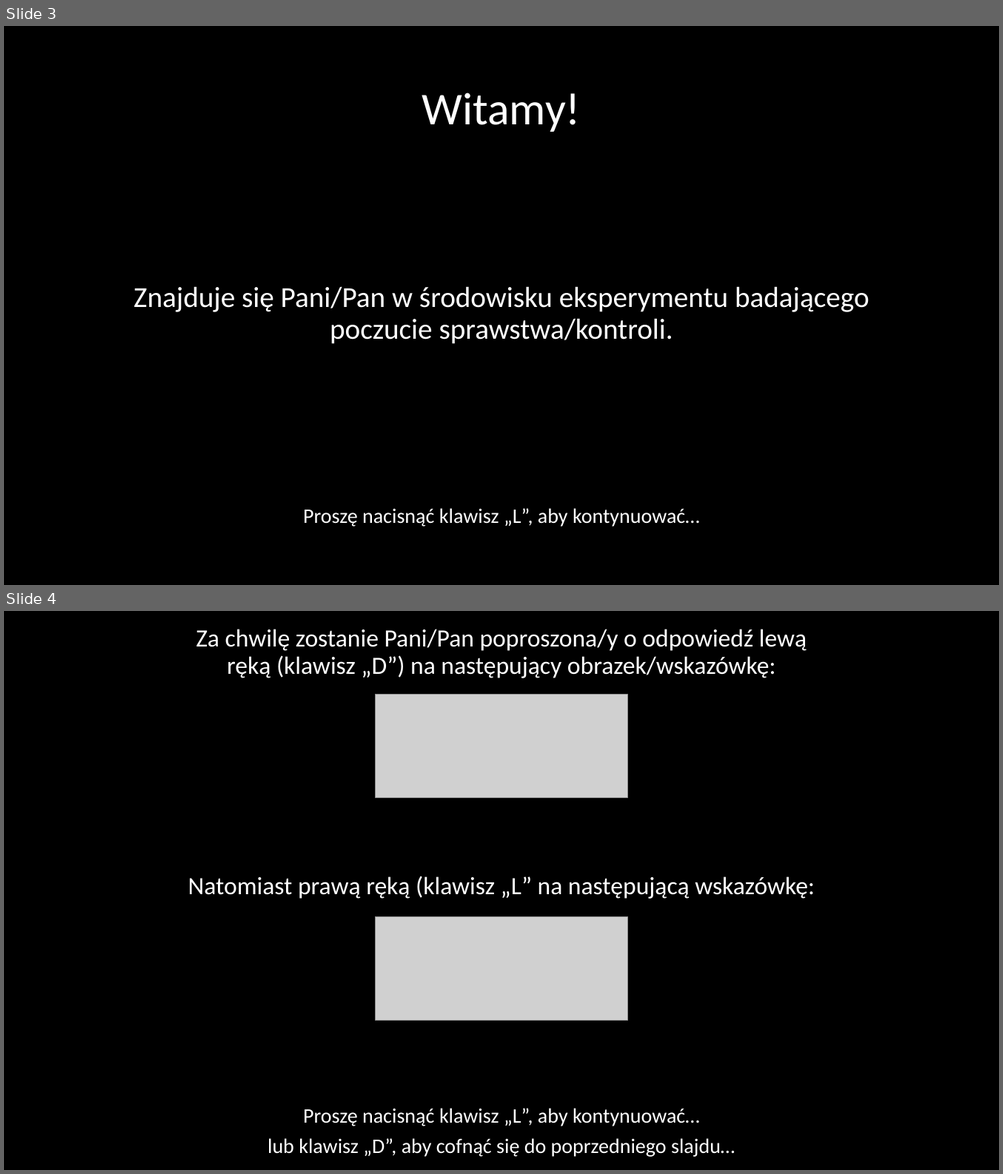
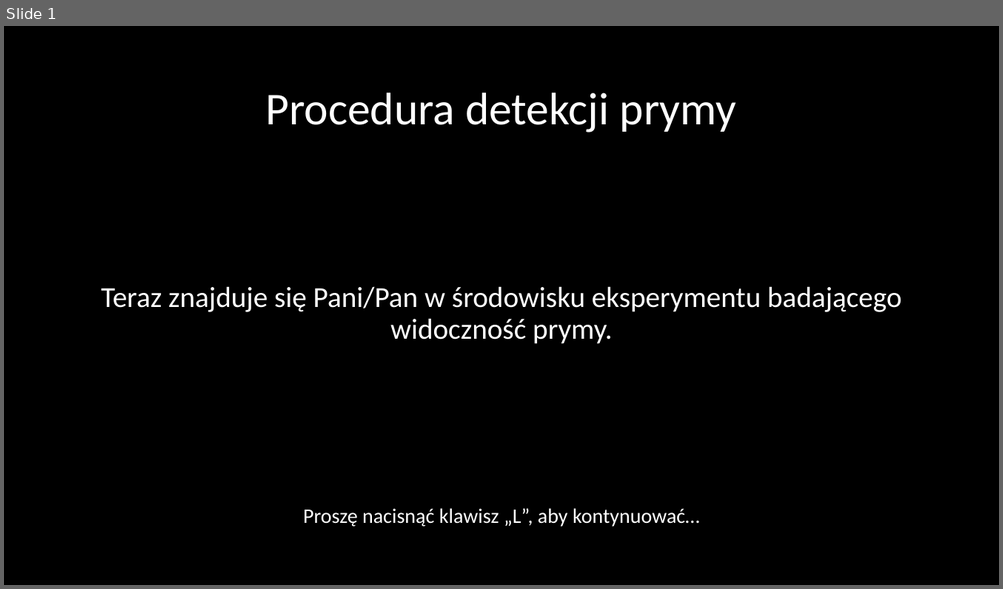
Before and after one commit to mmagnuski/senofag, a slide deck: EPRIME procedura png/Slajdy_Dprime.pptx. Shown one above the other, each under a label of ours: slides 3 and 4 before the commit, slide 1 after it. The pictures are 1003x1174 and 1003x589 pixels, drawn with LibreOffice and Linux fonts; fonts in the diff are those of the drawing; grey boxes stand for pictures. Boxes give left, top, right and bottom in pixels: in the first picture for what was removed or moved away, otherwise in the second. Text is boxed around its words. In the diff, an @@ line names an element or a change of style, - is before the commit and + after.

```diff
--- a/EPRIME procedura png/Slajdy_Dprime.pptx
+++ b/EPRIME procedura png/Slajdy_Dprime.pptx
@@ slide 4 removed at bbox=[4, 611, 999, 1170], background #000000 @@
@@ text removed at bbox=[196, 629, 806, 678] @@
-Za chwilę zostanie Pani/Pan poproszona/y o odpowiedź lewą ręką (klawisz „D”) na następujący obrazek/wskazówkę:
@@ picture removed at bbox=[375, 694, 628, 797] @@
@@ text removed at bbox=[188, 876, 814, 899] @@
-Natomiast prawą ręką (klawisz „L” na następującą wskazówkę:
@@ picture removed at bbox=[375, 917, 628, 1021] @@
@@ text removed at bbox=[267, 1108, 734, 1157] @@
-Proszę nacisnąć klawisz „L”, aby kontynuować…
-lub klawisz „D”, aby cofnąć się do poprzedniego slajdu…
@@ what was slide 3 is now slide 1 @@
@@ slide 1 changed as well @@
@@ title at bbox=[265, 93, 737, 133]: text changed @@
-Witamy!
+Procedura detekcji prymy
@@ text at bbox=[101, 286, 902, 344]: text changed @@
-Znajduje się Pani/Pan w środowisku eksperymentu badającego poczucie sprawstwa/kontroli.
+Teraz znajduje się Pani/Pan w środowisku eksperymentu badającego widoczność prymy.
```
Also in this commit, not shown: 1 other slide changed, 9 slides added, 4 other slides removed, 16 other files.
